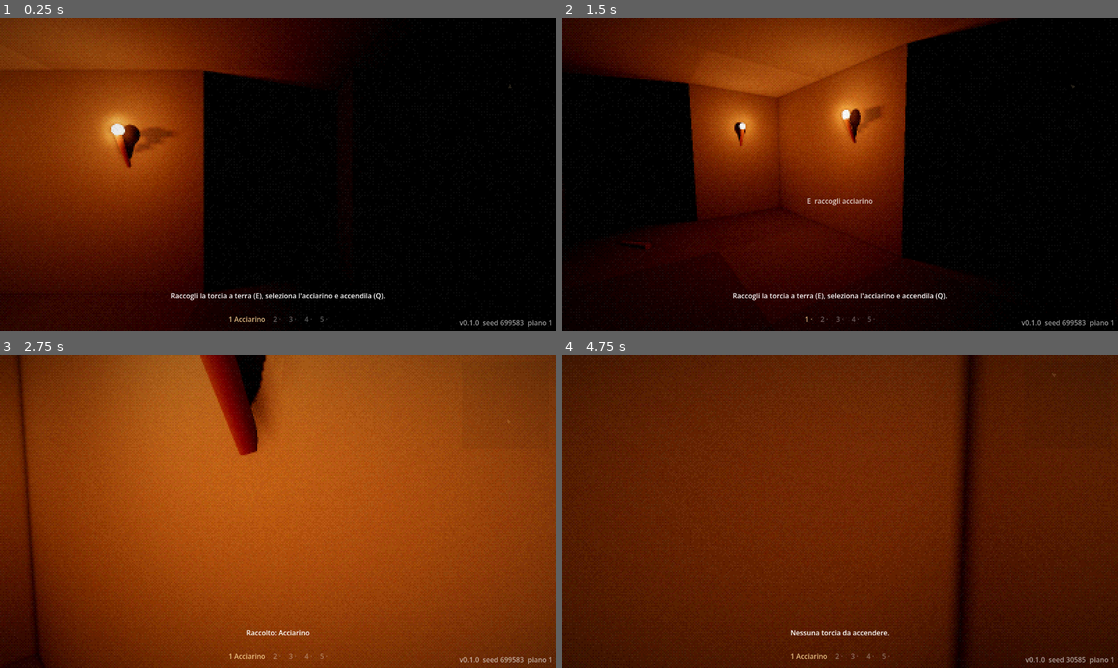
Above: before the commit, frames 1-4 (two rows, left to right).
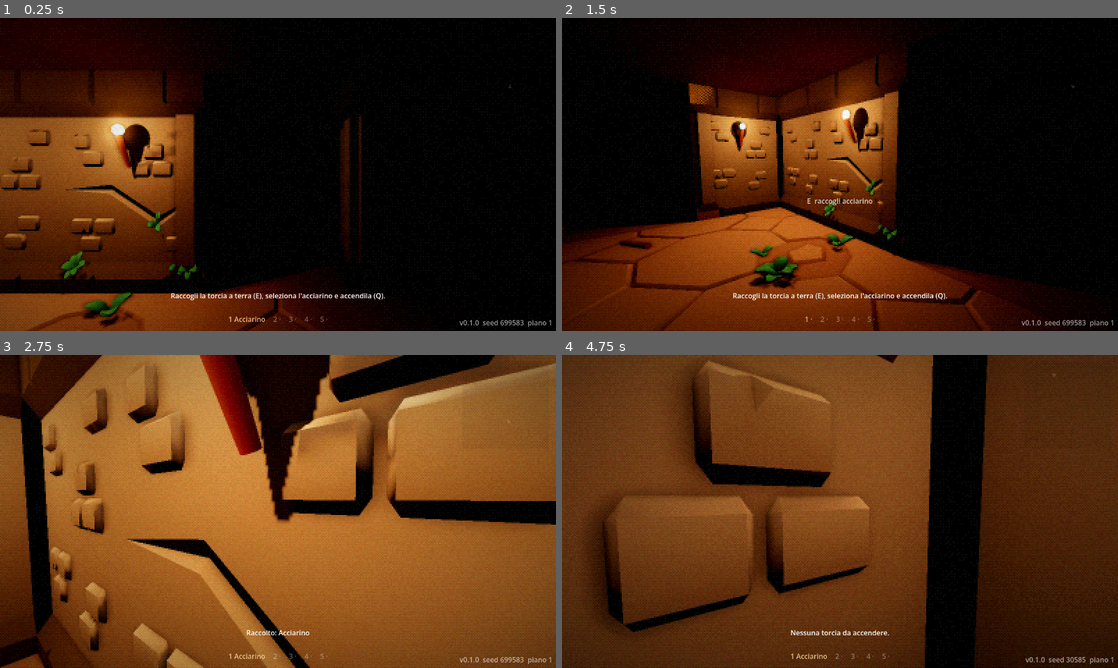
Above: after the commit, the same moments.

Repository: Yanez86/dungeon-oscurita
Game: Godot game, scene res://scenes/main.tscn
Two runs of this game, one before a commit and one after it. Both use one fixed random seed, a clock stepped at 60 frames per second and the inputs below.
Inputs (mouse positions are in pixels of both pictures, inside the frame that each line leads up to):
- Up to frame 1 (0.25 s): no input
- Up to frame 2 (1.5 s): move the mouse to (962, 158) at 0.52 s; hold D (move_right) 0.53-1.28 s; hold Ctrl (crouch) 0.53-1.28 s; click (962, 158) at 0.67 s; move the mouse to (812, 174) at 1.27 s; hold W (move_forward) from 1.28 s (still down); tap G (drop) at 1.35 s
- Up to frame 3 (2.75 s): keep holding W (move_forward); move the mouse to (289, 505) at 2.02 s; tap E (interact) at 2.1 s
- Up to frame 4 (4.75 s): keep holding W (move_forward); move the mouse to (834, 517) at 2.77 s; tap R (new_run) at 2.85 s; move the mouse to (878, 514) at 3.52 s; tap Q (new_torch) at 3.6 s; move the mouse to (795, 508) at 4.27 s; tap Shift (sprint) at 4.35 s

The runs differ from the first frame. In frame 1, 33% of the frame differs, in the area x 0-65%, y 0-100%; in frame 2, 49%; in frame 3, 65%, in the area x 0-100%, y 0-100%; in frame 4, 36%.

Commit message:
Grafica: pavimento e muri con i pezzi KayKit Dungeon Remastered (CC0)
Pietra nelle stanze, terra nei corridoi, muri crepati e scaffali scelti dal seed.
Un solo materiale condiviso per tutti i modelli; collisioni invariate.

Co-Authored-By: Claude Opus 5.5 <noreply@anthropic.com>

Diff:
--- a/scripts/dungeon/dungeon_builder.gd
+++ b/scripts/dungeon/dungeon_builder.gd
@@ -1,8 +1,8 @@
 class_name DungeonBuilder
 extends Node3D
 ## Costruisce in 3D il piano prodotto da DungeonGenerator.
-## Prototipo con blocchi generati da codice: più avanti si passerà a una
-## GridMap con i pezzi Kenney o MagicaVoxel, senza toccare il generatore.
+## Pavimento e muri usano i pezzi KayKit Dungeon Remastered (CC0, Kay Lousberg),
+## riscalati sulla cella da 2 m; le collisioni restano blocchi semplici.
 
 signal exit_reached
 ## Una porta si è aperta: `cell` è la sua cella nella griglia del generatore.
@@ -14,8 +14,12 @@
 const WALL_H := 3.0   ## altezza dei muri
 
 @export var map_size := Vector2i(50, 50)
-@export var wall_color := Color(0.45, 0.42, 0.40)
-@export var floor_color := Color(0.32, 0.30, 0.28)
+@export var ceiling_color := Color(0.22, 0.20, 0.19)
+
+@export_group("Aspetto")
+@export var floor_variant_chance := 0.2  ## piastrelle rotte o con erbacce
+@export var wall_variant_chance := 0.25  ## muri crepati
+@export var shelf_chance := 0.06         ## scaffali, solo nelle stanze
 
 @export_group("Oggetti per piano")
 @export var torches_first_floor := 4  ## torce di scorta al piano 1
@@ -34,9 +38,18 @@
 const PICKUP_SCENE := preload("res://scenes/pickup.tscn")
 const DOOR_SCENE := preload("res://scenes/door.tscn")
 const WALL_TORCH_SCENE := preload("res://scenes/wall_torch.tscn")
+const KAYKIT_DIR := "res://assets/models/kaykit/"
+const KAYKIT_TEXTURE := preload("res://assets/models/kaykit/dungeon_texture.png")
+const MODEL_SIZE := 4.0  ## i muri KayKit sono larghi e alti 4 m, spessi 1 m
+
+const ROOM_FLOORS: Array[StringName] = [&"floor_tile_small_broken_A", &"floor_tile_small_broken_B", &"floor_tile_small_weeds_A", &"floor_tile_small_weeds_B"]
+const CORRIDOR_FLOORS: Array[StringName] = [&"floor_dirt_small_A", &"floor_dirt_small_B", &"floor_dirt_small_C", &"floor_dirt_small_D"]
+const DIRS: Array[Vector2i] = [Vector2i(1, 0), Vector2i(-1, 0), Vector2i(0, 1), Vector2i(0, -1)]
 
 var gen: DungeonGenerator
 var _exit_armed := false
+var _kaykit_material: StandardMaterial3D
+var _mesh_cache: Dictionary[StringName, Mesh] = {}
 
 
 func build(seed_value: int, floor_number: int = 1) -> void:
@@ -64,10 +77,15 @@
 			elif gen.touches_floor(c):
 				walls.append(c)
 
-	var slab := Vector3(CELL, 0.2, CELL)
-	_add_blocks(slab, floors, -0.1, floor_color)                     # pavimento
-	_add_blocks(slab, floors, WALL_H + 0.1, wall_color)              # soffitto
-	_add_blocks(Vector3(CELL, WALL_H, CELL), walls, WALL_H / 2.0, wall_color)
+	# Variazioni estetiche dal seed del piano: stesso seed, stesso aspetto.
+	var rng := RandomNumberGenerator.new()
+	rng.seed = seed_value
+	var pieces: Dictionary[StringName, Array] = {}
+	_add_floor_pieces(floors, rng, pieces)
+	_add_wall_pieces(walls, rng, pieces)
+	for model in pieces:
+		_add_model_instances(model, pieces[model])
+	_add_blocks(Vector3(CELL, 0.2, CELL), floors, WALL_H + 0.1, ceiling_color)  # soffitto
 	_add_collision(walls)
 	_add_exit()
 	for c in gen.items:
@@ -99,6 +117,86 @@
 ## Inverso di cell_to_world: la cella che contiene un punto del mondo.
 static func world_to_cell(pos: Vector3) -> Vector2i:
 	return Vector2i(roundi(pos.x / CELL), roundi(pos.z / CELL))
+
+
+## Una piastrella per cella: pietra nelle stanze, terra battuta nei corridoi.
+func _add_floor_pieces(floors: Array[Vector2i], rng: RandomNumberGenerator, pieces: Dictionary[StringName, Array]) -> void:
+	for c in floors:
+		var model := &"floor_tile_small"
+		if not _in_room(c):
+			model = CORRIDOR_FLOORS[rng.randi_range(0, CORRIDOR_FLOORS.size() - 1)]
+		elif rng.randf() < floor_variant_chance:
+			model = ROOM_FLOORS[rng.randi_range(0, ROOM_FLOORS.size() - 1)]
+		# Rotazione a quarti di giro: le piastrelle uguali non sembrano ripetute.
+		var rot := Basis(Vector3.UP, rng.randi_range(0, 3) * PI / 2.0)
+		_append_piece(pieces, model, Transform3D(rot, cell_to_world(c) + Vector3(0, -0.05, 0)))
+
+
+## Un pannello di muro su ogni faccia che dà sul pavimento, col lato decorato (+z) verso l'interno.
+func _add_wall_pieces(walls: Array[Vector2i], rng: RandomNumberGenerator, pieces: Dictionary[StringName, Array]) -> void:
+	var size := Vector3(CELL / MODEL_SIZE, WALL_H / MODEL_SIZE, 0.5)
+	for c in walls:
+		for d in DIRS:
+			var f := c + d
+			if not gen.is_floor(f):
+				continue
+			var model := &"wall"
+			if _in_room(f) and not gen.wall_torches.has(f) and rng.randf() < shelf_chance:
+				model = &"wall_shelves"
+			elif rng.randf() < wall_variant_chance:
+				model = &"wall_cracked"
+			var rot := Basis(Vector3.UP, atan2(float(d.x), float(d.y))).scaled_local(size)
+			# Il pannello (spesso 0.5 m dopo la scala) sta dentro la cella del muro, a filo col bordo.
+			var pos := cell_to_world(c) + Vector3(d.x, 0, d.y) * (CELL / 2.0 - 0.25)
+			_append_piece(pieces, model, Transform3D(rot, pos))
+
+
+func _append_piece(pieces: Dictionary[StringName, Array], model: StringName, t: Transform3D) -> void:
+	if not pieces.has(model):
+		pieces[model] = []
+	pieces[model].append(t)
+
+
+func _in_room(c: Vector2i) -> bool:
+	for r in gen.rooms:
+		if r.has_point(c):
+			return true
+	return false
+
+
+## Tutte le copie di un modello KayKit in un'unica MultiMesh.
+func _add_model_instances(model: StringName, transforms: Array) -> void:
+	var mm := MultiMesh.new()
+	mm.transform_format = MultiMesh.TRANSFORM_3D
+	mm.mesh = _kaykit_mesh(model)
+	mm.instance_count = transforms.size()
+	for i in transforms.size():
+		mm.set_instance_transform(i, transforms[i])
+	var mmi := MultiMeshInstance3D.new()
+	mmi.multimesh = mm
+	mmi.material_override = _shared_kaykit_material()
+	add_child(mmi)
+
+
+## La mesh dentro il file .glb (una scena con un solo MeshInstance3D), caricata una volta sola.
+func _kaykit_mesh(model: StringName) -> Mesh:
+	if not _mesh_cache.has(model):
+		var path := KAYKIT_DIR + model + ".gltf.glb"
+		if not ResourceLoader.exists(path):
+			path = KAYKIT_DIR + model + ".glb"
+		var scene: Node = (load(path) as PackedScene).instantiate()
+		var mi := scene.find_children("*", "MeshInstance3D", true, false)[0] as MeshInstance3D
+		_mesh_cache[model] = mi.mesh
+		scene.free()
+	return _mesh_cache[model]
+
+
+## Tutti i pezzi KayKit condividono la stessa texture a palette: un solo materiale.
+func _shared_kaykit_material() -> StandardMaterial3D:
+	if _kaykit_material == null:
+		_kaykit_material = StandardMaterial3D.new()
+		_kaykit_material.albedo_texture = KAYKIT_TEXTURE
+	return _kaykit_material
 
 
 ## Tutti i blocchi uguali in un'unica MultiMesh: veloce anche con migliaia di celle.
Not shown, added: assets/models/kaykit/LICENSE.txt
Binary file added: assets/models/kaykit/banner_blue.gltf.glb
Not shown, added: assets/models/kaykit/banner_blue.gltf.glb.import
Binary file added: assets/models/kaykit/banner_brown.gltf.glb
Not shown, added: assets/models/kaykit/banner_brown.gltf.glb.import
Binary file added: assets/models/kaykit/banner_green.gltf.glb
Not shown, added: assets/models/kaykit/banner_green.gltf.glb.import
Binary file added: assets/models/kaykit/banner_patternA_blue.gltf.glb
Not shown, added: assets/models/kaykit/banner_patternA_blue.gltf.glb.import
Binary file added: assets/models/kaykit/banner_patternA_brown.gltf.glb
Not shown, added: assets/models/kaykit/banner_patternA_brown.gltf.glb.import
Binary file added: assets/models/kaykit/banner_patternA_green.gltf.glb
(and 398 more such lines)
